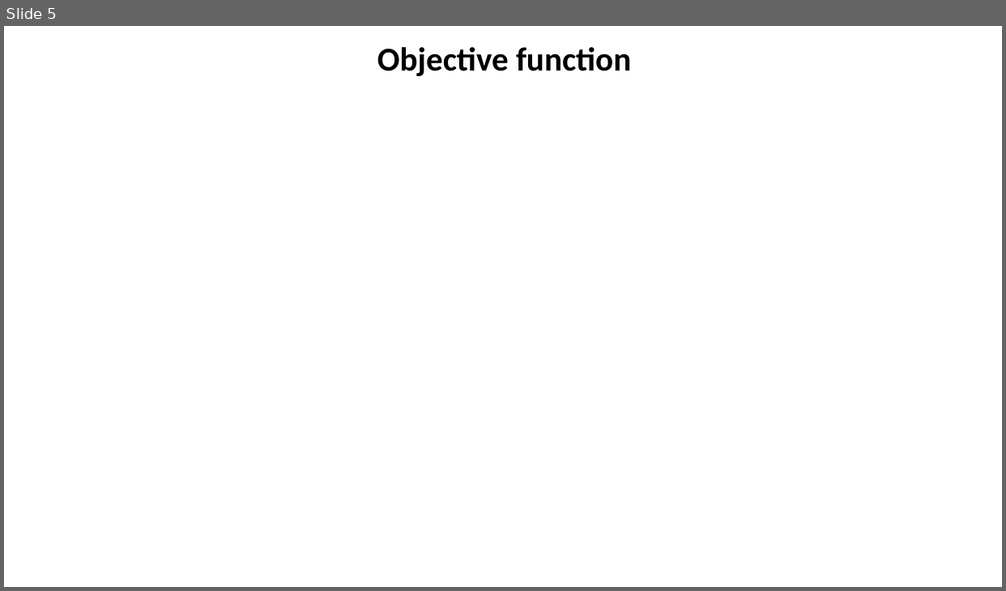
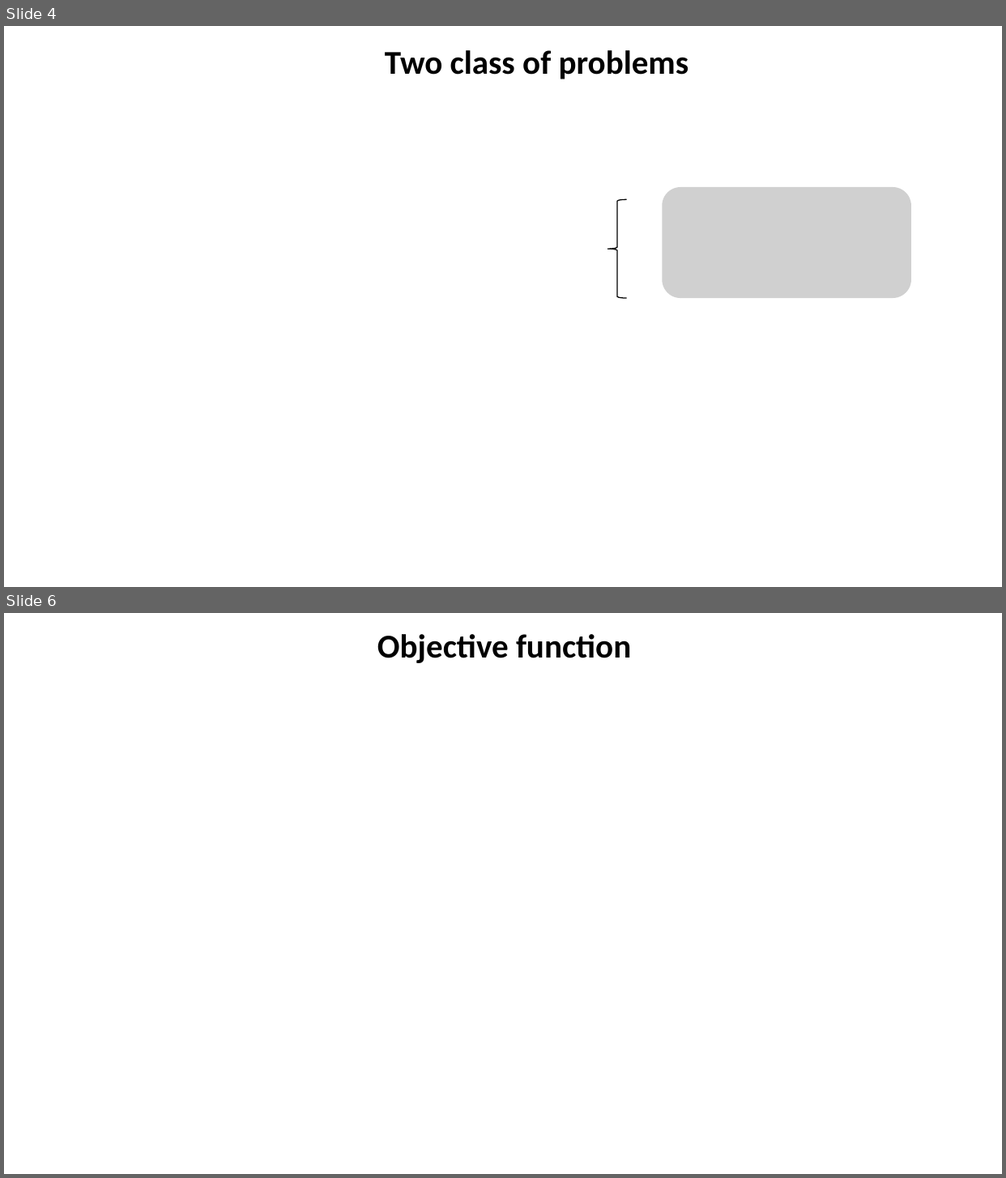
Before and after one commit to xfdywy/RL, a slide deck: RL analysis/RL analysis1.pptx. Shown one above the other, each under a label of ours: slide 5 before the commit, slides 4 and 6 after it; the slides between them are not shown. The pictures are 1006x591 and 1006x1178 pixels, drawn with LibreOffice and Linux fonts; fonts in the diff are those of the drawing; grey boxes stand for pictures; background and template pictures are left out. Boxes give left, top, right and bottom in pixels: in the first picture for what was removed or moved away, otherwise in the second. Text is boxed around its words. In the diff, an @@ line names an element or a change of style, - is before the commit and + after.

```diff
--- a/RL analysis/RL analysis1.pptx
+++ b/RL analysis/RL analysis1.pptx
@@ slide 4 added at [4,26,1002,587], background #FFFFFF @@
@@ text added at [385,50,689,79], 32 pt, text #000000, bold @@
+Two class of problems
@@ picture added at [662,187,911,297] @@
@@ left brace added at [608,199,627,298], fill #FFFFFF, outline #000000 1 pt @@
@@ what was slide 5 is now slide 6 @@
```
Also in this commit, not shown: 12 slides changed, 21 other slides added, 3 slides removed, 1 other file.
